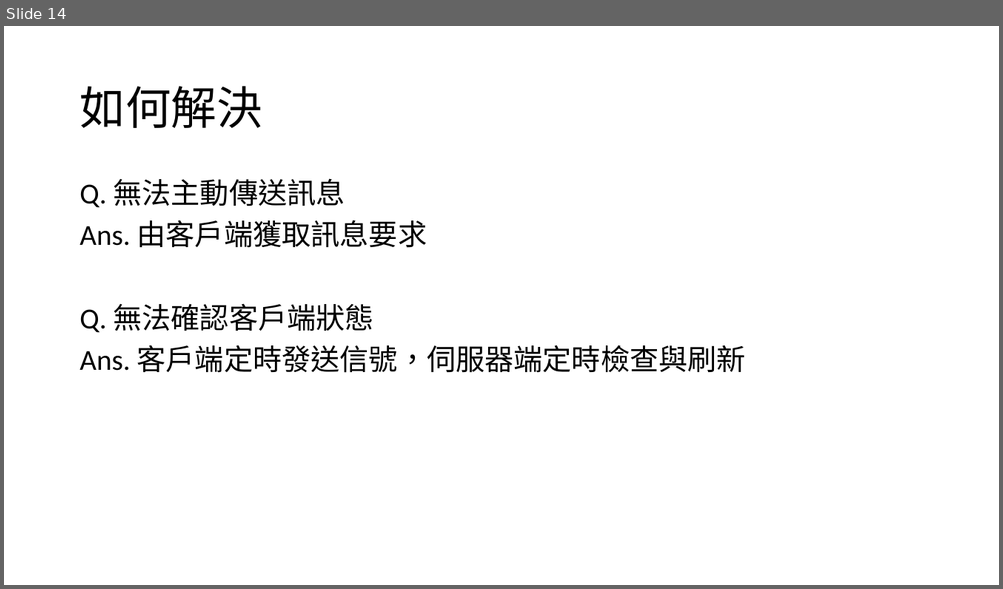
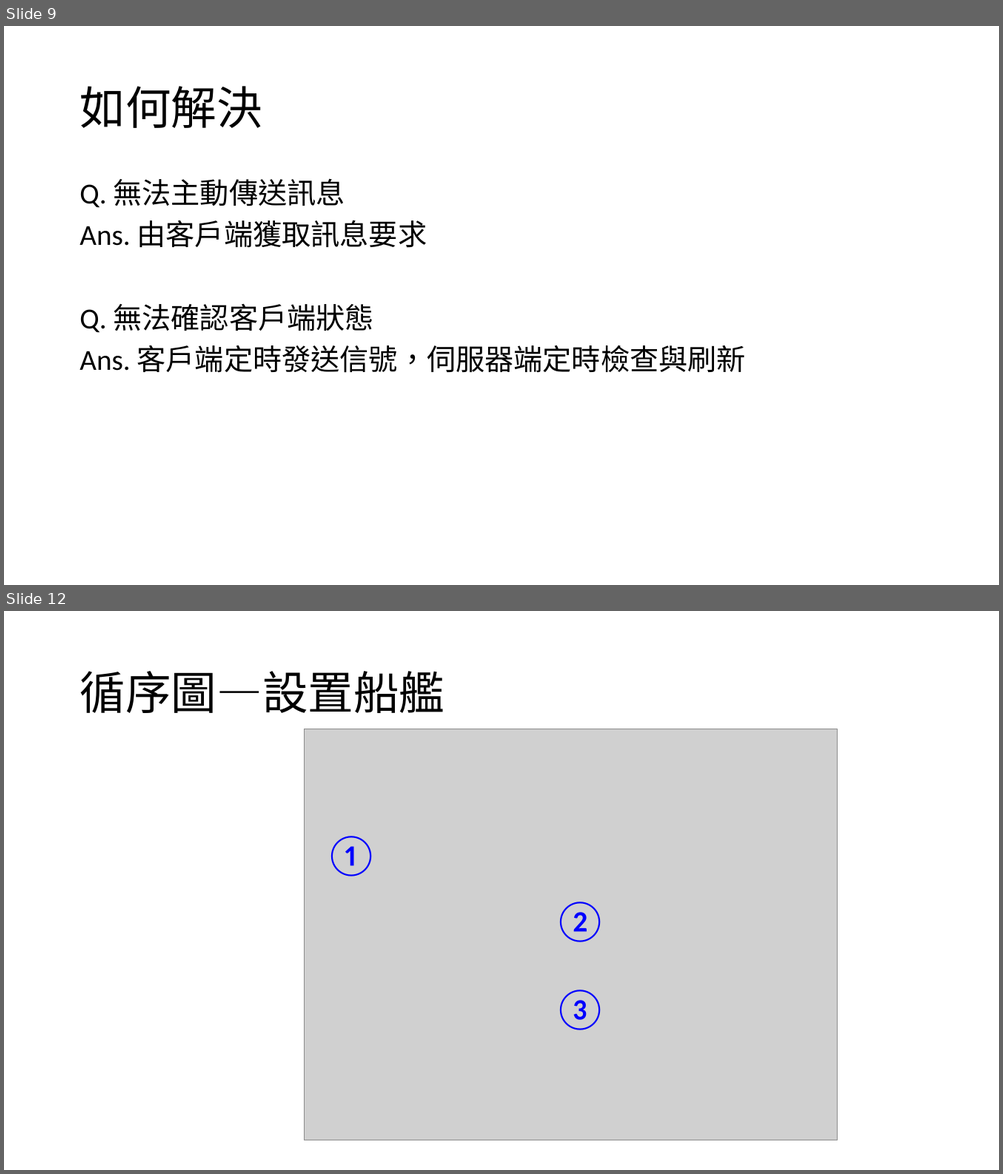
Before and after one commit to Joe-lin-ezra/BattleShip, a slide deck: doc/網路程式設計報告.pptx. Shown one above the other, each under a label of ours: slide 14 before the commit, slides 9 and 12 after it; the slides between them are not shown. The pictures are 1003x589 and 1003x1174 pixels, drawn with LibreOffice and Linux fonts; fonts in the diff are those of the drawing; grey boxes stand for pictures. Boxes give left, top, right and bottom in pixels: in the first picture for what was removed or moved away, otherwise in the second. Text is boxed around its words. In the diff, an @@ line names an element or a change of style, - is before the commit and + after.

```diff
--- a/doc/網路程式設計報告.pptx
+++ b/doc/網路程式設計報告.pptx
@@ slide 12 added at box(4, 611, 999, 1170), background #FFFFFF @@
@@ title added at box(79, 671, 444, 713), 44 pt, text #000000 @@
+循序圖—設置船艦
@@ picture added at box(304, 729, 837, 1141) @@
@@ text added at box(324, 836, 378, 877), 40 pt, text #0000FF @@
+①
@@ text added at box(553, 902, 608, 943), 40 pt, text #0000FF @@
+②
@@ text added at box(553, 990, 608, 1031), 40 pt, text #0000FF @@
+③
@@ what was slide 14 is now slide 9 @@
```
Also in this commit, not shown: 5 slides changed, 4 other slides added, 7 slides removed.
